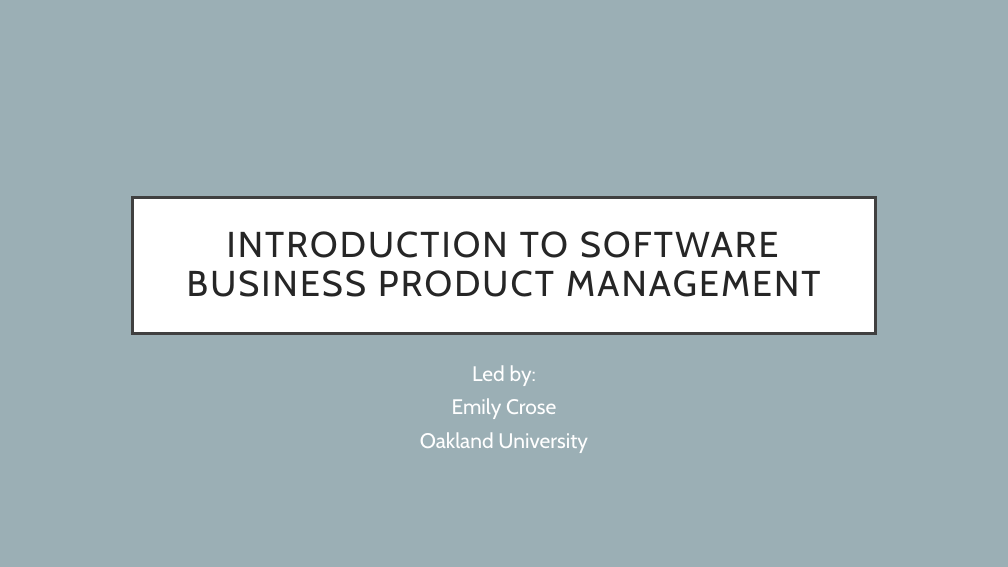
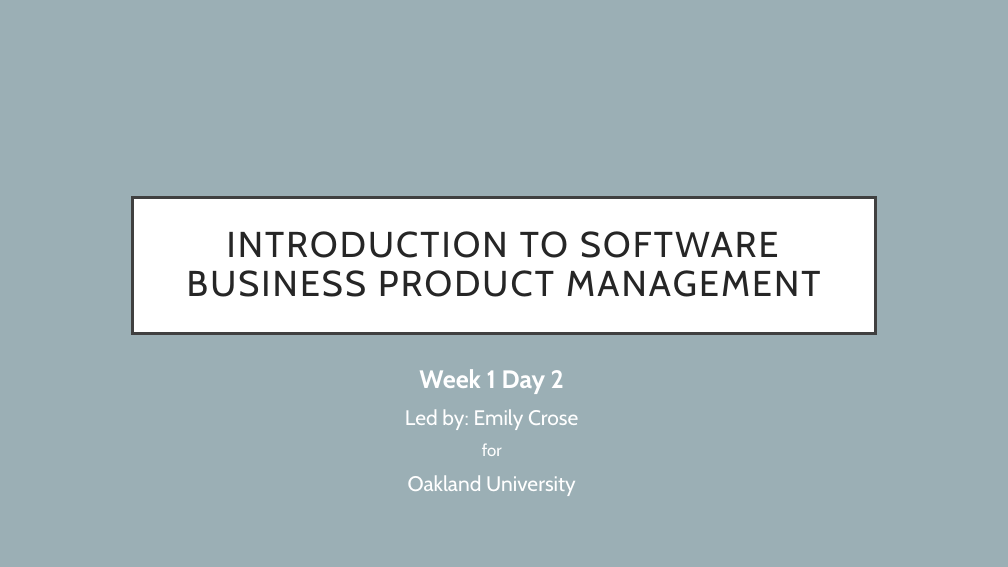
Before and after one commit to hexa-decim8/ISBPM, a slide deck: slide 1 of Class_Materials/Week_1/Day_2/ISBPM w1d2.pptx. Drawn at 1008x567 pixels with LibreOffice and Linux fonts; fonts in the diff are those of the drawing. Boxes give left, top, right and bottom in pixels: in the first picture for what was removed or moved away, otherwise in the second. Text is boxed around its words. In the diff, an @@ line names an element or a change of style, - is before the commit and + after.

Commit message:
w1d2 WIP
Work in progress w1d2 slides

```diff
--- a/Class_Materials/Week_1/Day_2/ISBPM w1d2.pptx
+++ b/Class_Materials/Week_1/Day_2/ISBPM w1d2.pptx
@@ subtitle "Week 1 Day 2": place and size @@
-subtitle "Week 1 Day 2" at (420,365,588,453)
+subtitle "Week 1 Day 2" at (405,369,578,496)
@@ subtitle at (405,369,578,456): text changed @@
-Led by:
-Emily Crose
+Week 1 Day 2
+Led by: Emily Crose
+for
@@ subtitle at (408,475,576,496): line spacing 0.9 to 1 @@
```
Also in this commit, not shown: 6 slides added, 6 slides removed.
